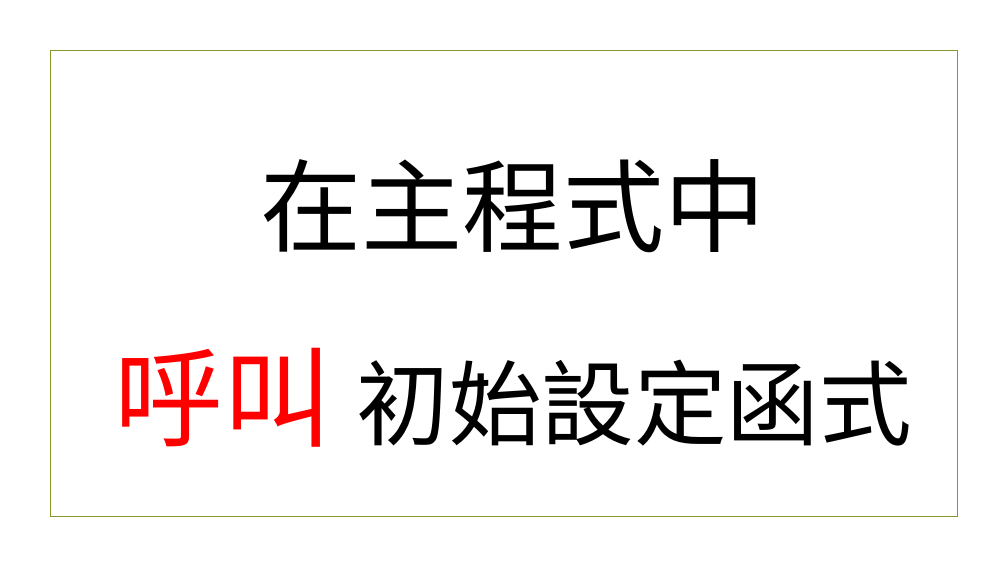
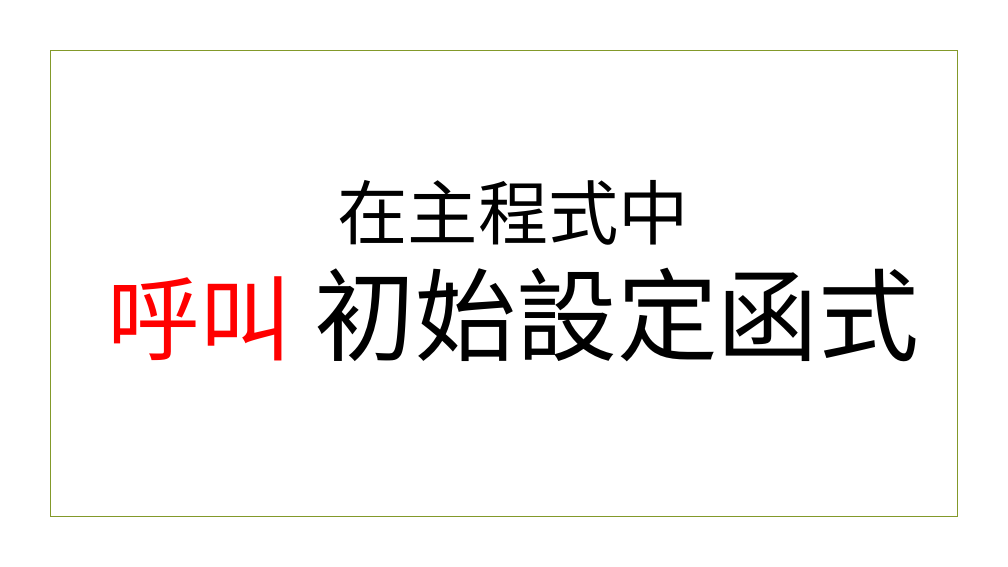
Before and after one commit to beardad1975/py4t, a slide deck: slide 10 of 課程資料/專題-海龜與樹/海龜與樹程式簡報.pptx. Drawn at 1008x567 pixels with LibreOffice and Linux fonts; fonts in the diff are those of the drawing; background and template pictures are left out. Boxes give left, top, right and bottom in pixels: in the first picture for what was removed or moved away, otherwise in the second. Text is boxed around its words. In the diff, an @@ line names an element or a change of style, - is before the commit and + after.

```diff
--- a/課程資料/專題-海龜與樹/海龜與樹程式簡報.pptx
+++ b/課程資料/專題-海龜與樹/海龜與樹程式簡報.pptx
@@ title "在主程式中 呼叫 初始設定函式" at (x1=107, y1=180, x2=920, y2=362): size 96.3 to 67 pt in "在主程式中"; size 103.5 to 88 pt in "呼叫"; size 88.2 to 96 pt in "初始設定函式"; line spacing 1.5 to 1 @@
```
Also in this commit, not shown: 14 other slides changed, 27 slides added, 21 other files.
